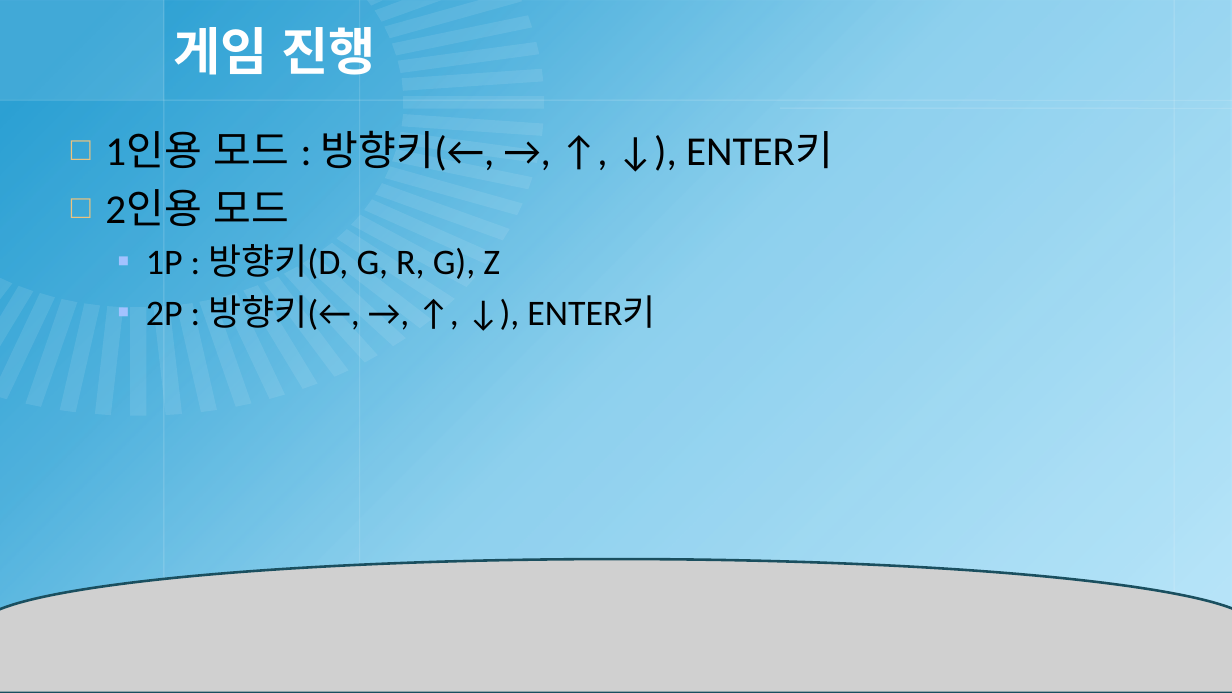
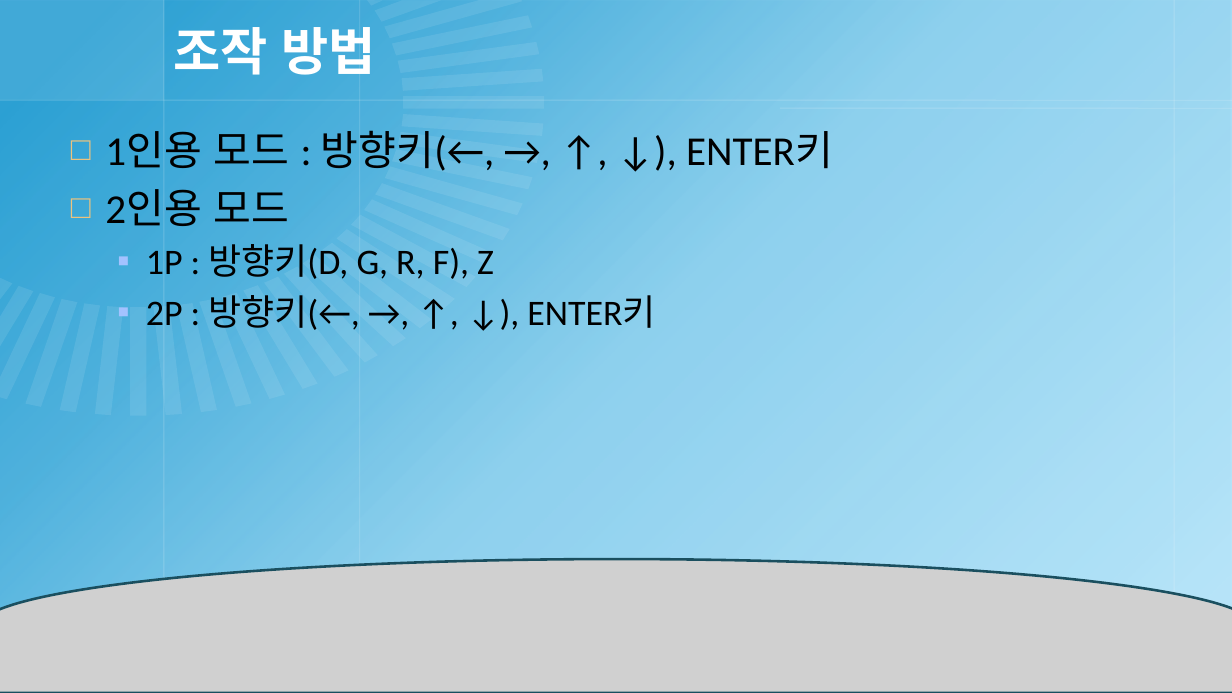
Before and after one commit to gamejoon/Pikachu_volleyball, a slide deck: slide 3 of Picture/2DGP_1차_발표.pptx. Drawn at 1232x693 pixels with LibreOffice and Linux fonts; fonts in the diff are those of the drawing; grey boxes stand for pictures; background and template pictures are left out. Boxes give left, top, right and bottom in pixels: in the first picture for what was removed or moved away, otherwise in the second. Text is boxed around its words. In the diff, an @@ line names an element or a change of style, - is before the commit and + after.

```diff
--- a/Picture/2DGP_1차_발표.pptx
+++ b/Picture/2DGP_1차_발표.pptx
@@ title at (x1=173, y1=27, x2=376, y2=75): text changed @@
-게임 진행
+조작 방법
@@ text at (x1=146, y1=244, x2=494, y2=279): text changed @@
-  ▪ 1P : 방향키(D, G, R, G), Z
+  ▪ 1P : 방향키(D, G, R, F), Z
```
Also in this commit, not shown: 4 other slides changed, 1 slide added, 2 other files.
